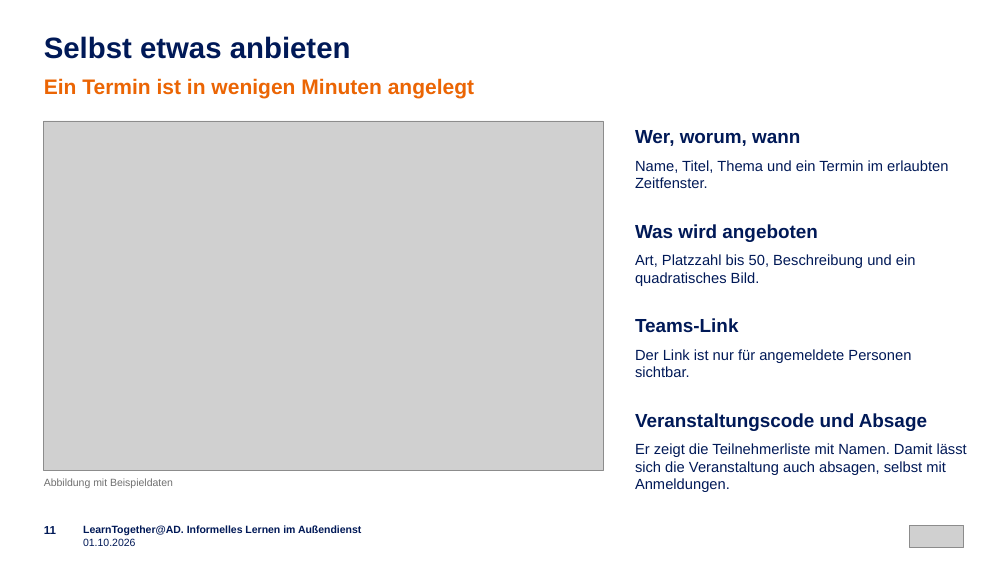
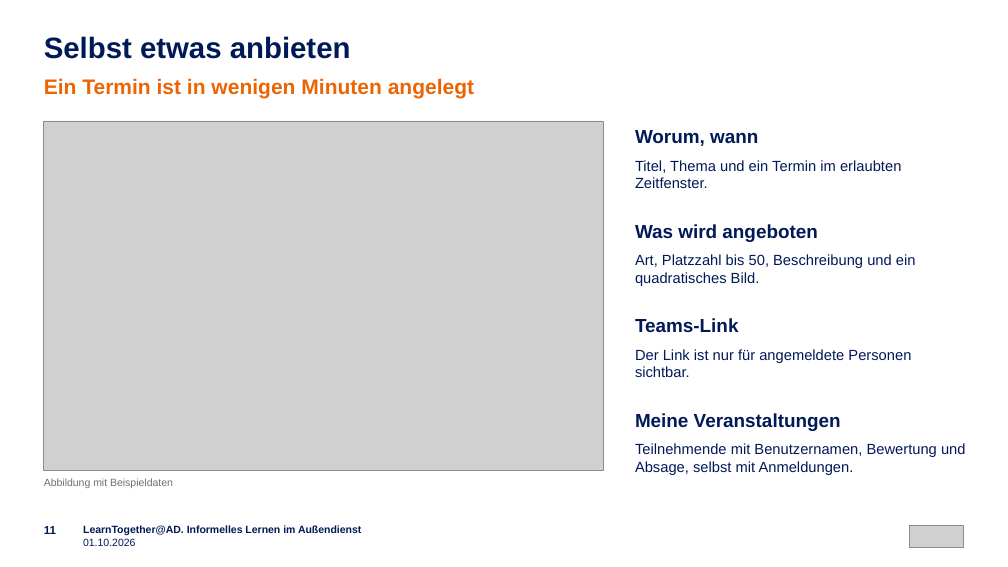
Before and after one commit to emplush/ruv_learntogether, a slide deck: slide 11 of docs/LearnTogether-AD_Praesentation.pptx. Drawn at 1008x567 pixels with LibreOffice and Linux fonts; fonts in the diff are those of the drawing; grey boxes stand for pictures. Boxes give left, top, right and bottom in pixels: in the first picture for what was removed or moved away, otherwise in the second. Text is boxed around its words. In the diff, an @@ line names an element or a change of style, - is before the commit and + after.

```diff
--- a/docs/LearnTogether-AD_Praesentation.pptx
+++ b/docs/LearnTogether-AD_Praesentation.pptx
@@ text at (x1=635, y1=130, x2=758, y2=146): text changed @@
-Wer, worum, wann
+Worum, wann
@@ text at (x1=635, y1=160, x2=901, y2=188): text changed @@
-Name, Titel, Thema und ein Termin im erlaubten Zeitfenster.
+Titel, Thema und ein Termin im erlaubten Zeitfenster.
@@ text at (x1=635, y1=413, x2=841, y2=431): text changed @@
-Veranstaltungscode und Absage
+Meine Veranstaltungen
@@ text at (x1=635, y1=443, x2=966, y2=475): text changed @@
-Er zeigt die Teilnehmerliste mit Namen. Damit lässt sich die Veranstaltung auch absagen, selbst mit Anmeldungen.
+Teilnehmende mit Benutzernamen, Bewertung und Absage, selbst mit Anmeldungen.
```
Also in this commit, not shown: 6 other slides changed.
